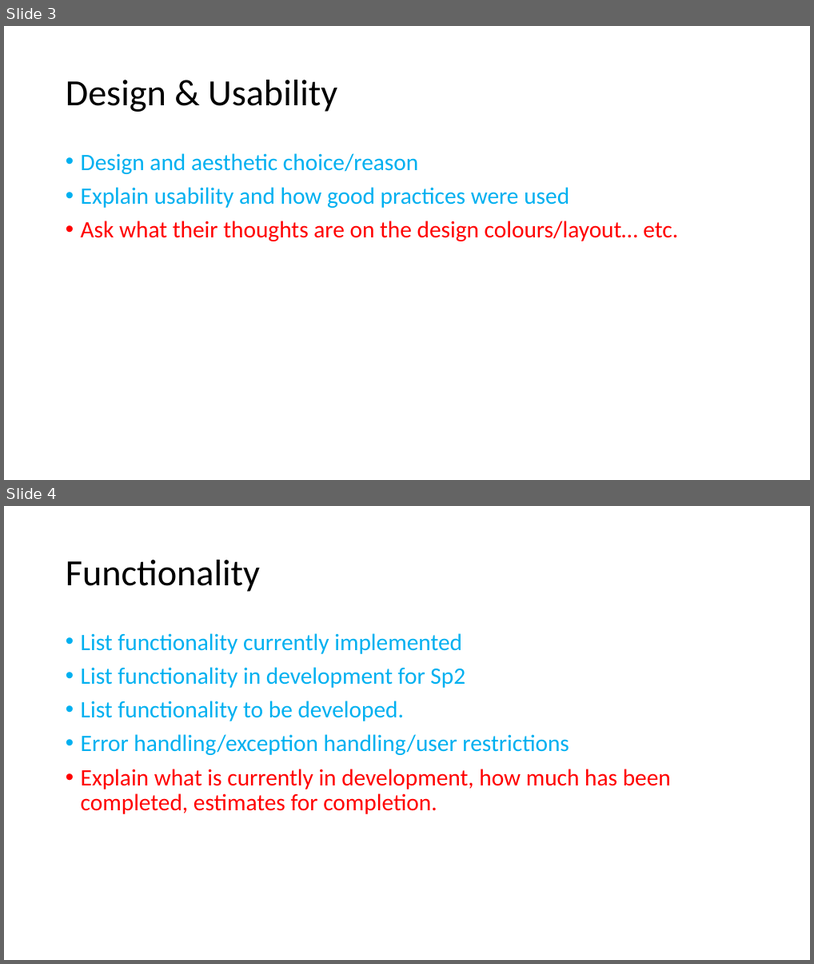
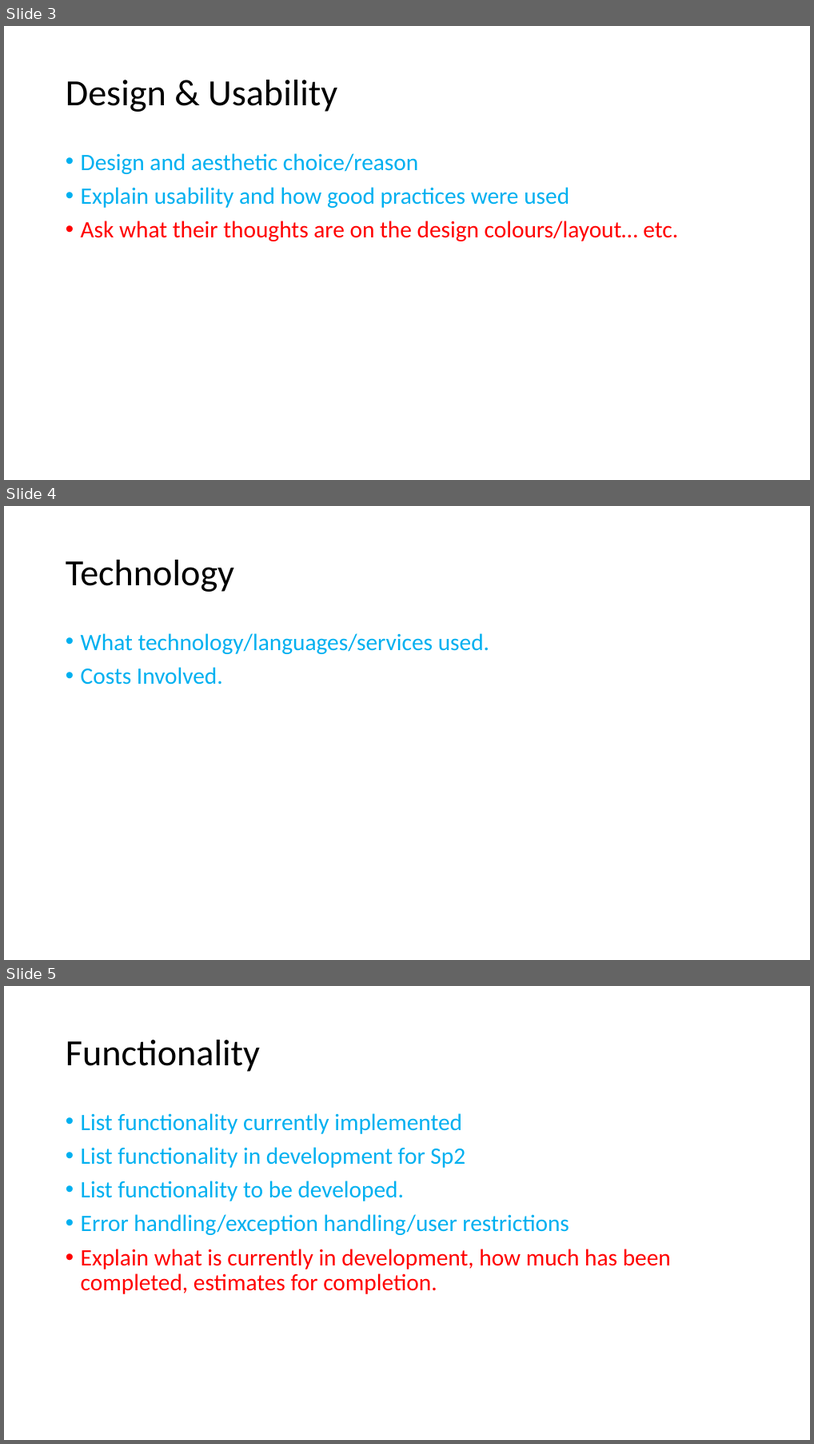
Before and after one commit to gaffnni/IFB299_TuttingTrumpets, a slide deck: Tim/pre-presentation.pptx. Shown one above the other, each under a label of ours: slides 3 and 4 before the commit, slides 3, 4 and 5 after it. The pictures are 814x964 and 814x1444 pixels, drawn with LibreOffice and Linux fonts; fonts in the diff are those of the drawing. Boxes give left, top, right and bottom in pixels: in the first picture for what was removed or moved away, otherwise in the second. Text is boxed around its words. In the diff, an @@ line names an element or a change of style, - is before the commit and + after.

Commit message:
PP update

```diff
--- a/Tim/pre-presentation.pptx
+++ b/Tim/pre-presentation.pptx
@@ slide 4 added at (x1=4, y1=506, x2=810, y2=960), background #FFFFFF @@
@@ title added at (x1=66, y1=560, x2=234, y2=592), 44 pt, text #000000 @@
+Technology
@@ text added at (x1=81, y1=633, x2=490, y2=684), 28 pt, text #00B0F0 @@
+• What technology/languages/services used.
+• Costs Involved.
@@ what was slide 4 is now slide 5 @@
```
